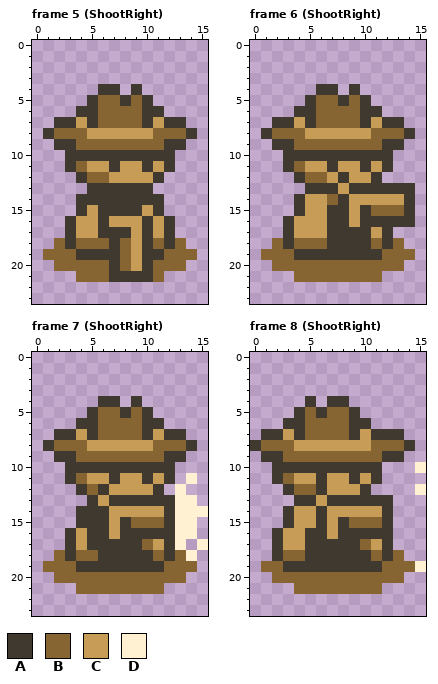
Pixel-art file, stored at assets/sprites/Player/Player.aseprite. The first picture shows the starting point.
16x24 pixels, 33 frames. Shown: frame 5 (ShootRight), frame 6 (ShootRight), frame 7 (ShootRight), frame 8 (ShootRight). The commit also changed other frames, which this record leaves out.
Visible layers, top first: "Hat", "Gun", "Head", "Body", "Shadow".
Palette (. is transparent): A #40392f  B #876533  C #c79c56  D #fff1d2
Pixels before, frame 5 (ShootRight), first column x 1:
 4 .....AA.A.....
 5 ....ABBABA....
 6 ...AABBBBAA...
 7 .AACABBBBACAA.
 8 ABBBCCCCCCBBBA
 9 .AABBBBBBBBAA.
10 ..AAAAAAAAAA..
11 ..ABCCACCACA..
12 ...ABBCCCCA...
13 ....AAAAAA....
14 ...AAAAAAAA...
15 ...ACAAAACA...
16 ..ACCACCCACA..
17 ..ACCAAACACA..
18 .BABBBABCABAB.
19 BBBAAAABCAABBB
20 .BBBBBABCABBB.
21 ...BBBAAAAB...
Pixels before, frame 6 (ShootRight), first column x 1:
 4 .....AA.A.....
 5 ....ABBABA....
 6 ...AABBBBAA...
 7 .AACABBBBACAA.
 8 ABBBCCCCCCBBBA
 9 .AABBBBBBBBAA.
10 ..AAAAAAAAAA..
11 ..ABCCACCACA..
12 ...ABBCACCA...
13 ....AAACAAAAAA
14 ...ACCBACCCCCA
15 ...ACCAACABBBA
16 ..ACCCAACAAAAA
17 ..ACCCAAAACA..
18 .BABBBAAAABAB.
19 BBBAAAAAAAABBB
20 .BBBBBBBBBBBB.
21 ...BBBBBBBB...
Pixels before, frame 7 (ShootRight), first column x 1:
 4 .....AA.A......
 5 ....ABBABA.....
 6 ...AABBBBAA....
 7 .AACABBBBACAA..
 8 ABBBCCCCCCBBBA.
 9 .AABBBBBBBBAA..
10 ..AAAAAAAAAA...
11 ..ABCCACCACA.D.
12 ...ABACCCCA.D..
13 ....ACAAAAAADD.
14 ...AAACCCCCADDD
15 ...AAACABBBADD.
16 ..ACAACAAAAADD.
17 ..ACAAAAABCAD.D
18 .BABBAAAAABABD.
19 BBBAAAAAAAABBB.
20 .BBBBBBBBBBBB..
21 ...BBBBBBBB....
Pixels before, frame 8 (ShootRight), first column x 0:
 4 .....A.AA.......
 5 ....ABABBA......
 6 ...AABBBBAA.....
 7 .AACABBBBACAAA..
 8 ABBBCCCCCCCBBBA.
 9 .AABBBBBBBBBAA..
10 ..AAAAAAAAAA...D
11 ..ABCCACCACA....
12 ...ABBACCCA....D
13 ....AACAAAAAA...
14 ...ACCACCCCCA...
15 ...ACCACABBBA...
16 ..ACCAACAAAAA...
17 ..ACCAAAAABCA...
18 ..ABBAAAAAABAB..
19 .BBAAAAAAAAABBBD
20 ..BBBBBBBBBBBB..
21 ....BBBBBBBB....
Now the later version:
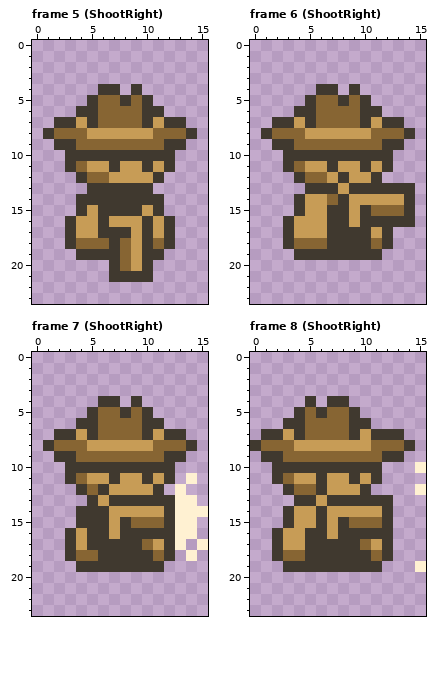
The edit:
{"where": "frame 5 (ShootRight), layer \"Shadow\""}
{"frame":5,"y":18,"x":2,"old":"B","new":"."}
{"frame":5,"y":18,"x":13,"old":"B","new":"."}
{"frame":5,"y":19,"x":1,"old":"BBB","new":"..."}
{"frame":5,"y":19,"x":12,"old":"BBB","new":"..."}
{"frame":5,"y":20,"x":2,"old":"BBBBB","new":"....."}
{"frame":5,"y":20,"x":11,"old":"BBB","new":"..."}
{"frame":5,"y":21,"x":4,"old":"BBB","new":"..."}
{"frame":5,"y":21,"x":11,"old":"B","new":"."}
{"where": "frame 6 (ShootRight), layer \"Shadow\""}
{"frame":6,"y":18,"x":2,"old":"B","new":"."}
{"frame":6,"y":18,"x":13,"old":"B","new":"."}
{"frame":6,"y":19,"x":1,"old":"BBB","new":"..."}
{"frame":6,"y":19,"x":12,"old":"BBB","new":"..."}
{"frame":6,"y":20,"x":2,"old":"BBBBBBBBBBBB","new":"............"}
{"frame":6,"y":21,"x":4,"old":"BBBBBBBB","new":"........"}
{"where": "frame 7 (ShootRight), layer \"Shadow\""}
{"frame":7,"y":18,"x":2,"old":"B","new":"."}
{"frame":7,"y":18,"x":13,"old":"B","new":"."}
{"frame":7,"y":19,"x":1,"old":"BBB","new":"..."}
{"frame":7,"y":19,"x":12,"old":"BBB","new":"..."}
{"frame":7,"y":20,"x":2,"old":"BBBBBBBBBBBB","new":"............"}
{"frame":7,"y":21,"x":4,"old":"BBBBBBBB","new":"........"}
{"where": "frame 8 (ShootRight), layer \"Shadow\""}
{"frame":8,"y":18,"x":13,"old":"B","new":"."}
{"frame":8,"y":19,"x":1,"old":"BB","new":".."}
{"frame":8,"y":19,"x":12,"old":"BBB","new":"..."}
{"frame":8,"y":20,"x":2,"old":"BBBBBBBBBBBB","new":"............"}
{"frame":8,"y":21,"x":4,"old":"BBBBBBBB","new":"........"}
{"label":"erased","picture_box":[43,238,197,282]}
{"label":"erased","picture_box":[261,238,415,282]}
{"label":"erased","picture_box":[43,550,197,594]}
{"label":"erased","picture_box":[261,550,415,594]}
